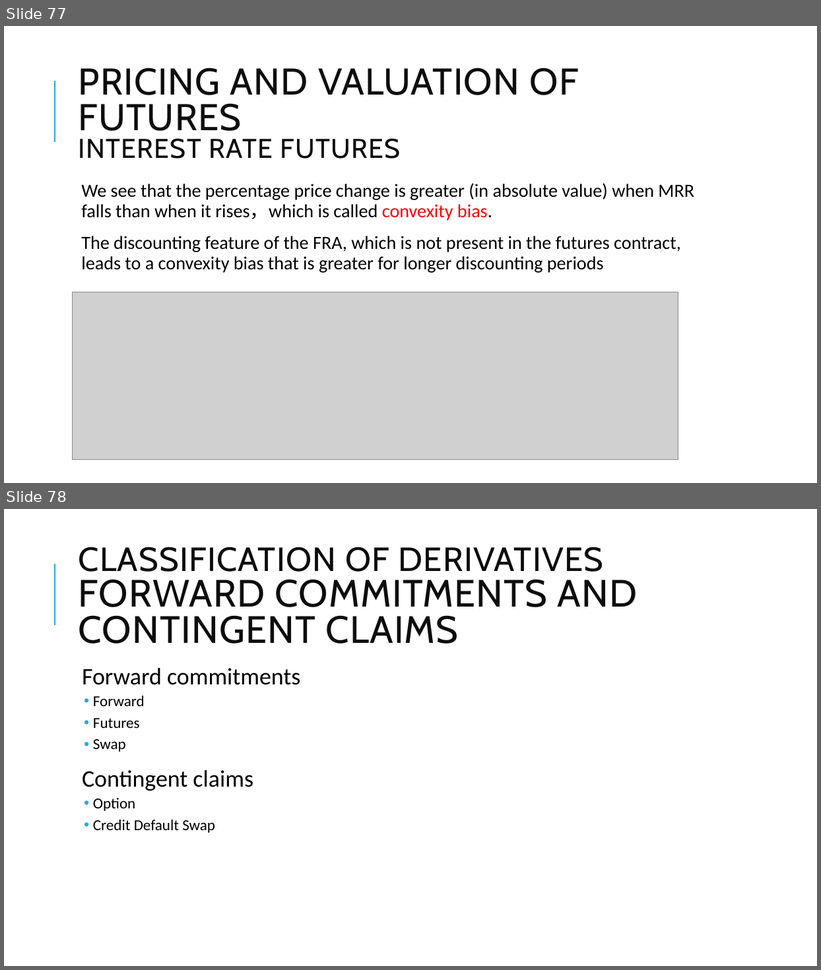
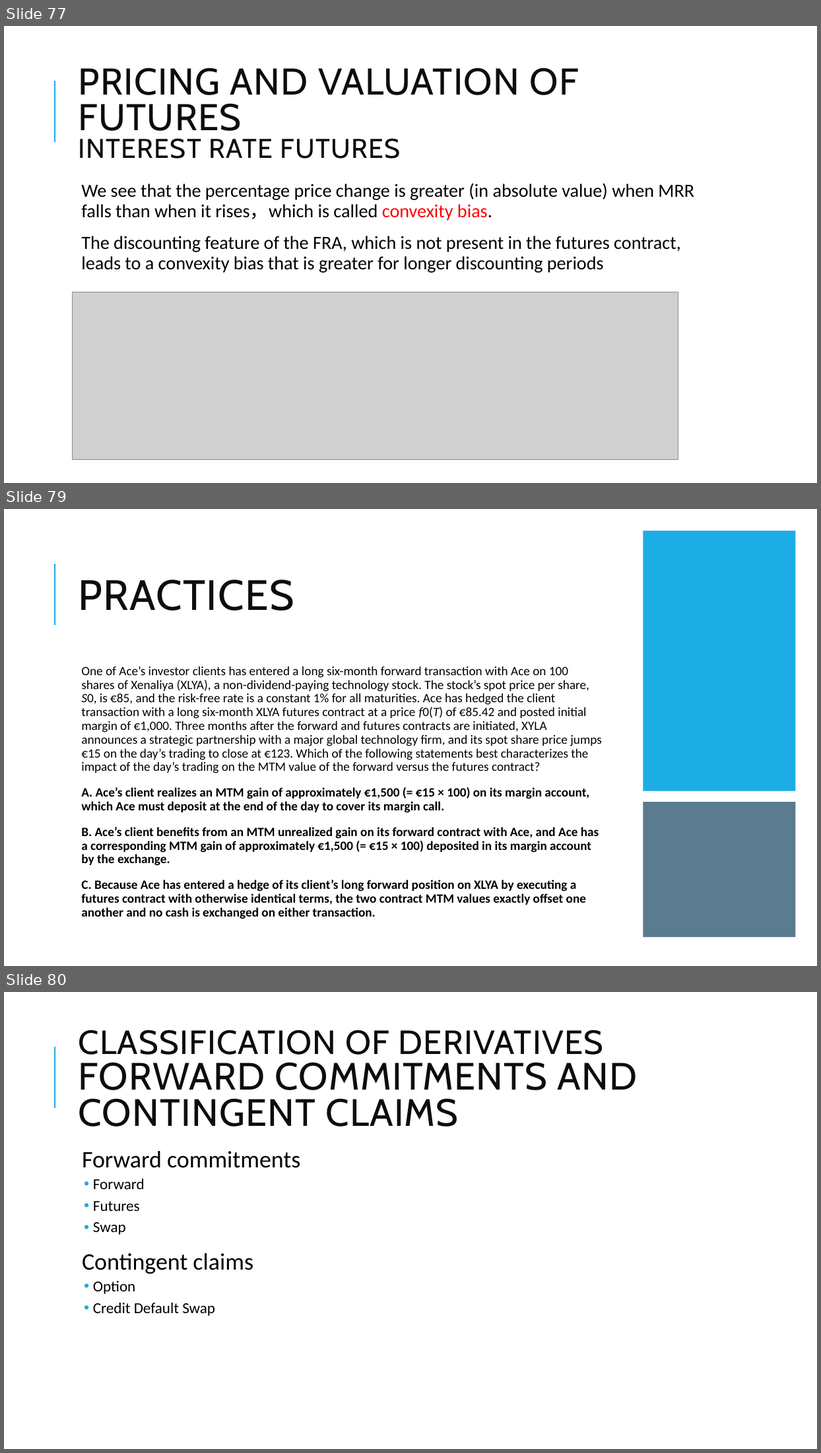
Before and after one commit to Isco0530/data, a slide deck: Derivatives.pptx. Shown one above the other, each under a label of ours: slides 77 and 78 before the commit, slides 77, 79 and 80 after it; the slides between them are not shown. The pictures are 821x970 and 821x1453 pixels, drawn with LibreOffice and Linux fonts; fonts in the diff are those of the drawing; grey boxes stand for pictures. Boxes give left, top, right and bottom in pixels: in the first picture for what was removed or moved away, otherwise in the second. Text is boxed around its words. In the diff, an @@ line names an element or a change of style, - is before the commit and + after.

```diff
--- a/Derivatives.pptx
+++ b/Derivatives.pptx
@@ slide 79 added at box(4, 509, 817, 966), background #FFFFFF; not listed: 1 template element that a slide beside it also shows @@
@@ rectangle added at box(644, 531, 796, 791), fill #1CADE4 @@
@@ title added at box(79, 580, 294, 611), 50 pt, text #0D0D0D @@
+PRACTICES
@@ text added at box(81, 666, 602, 920), 15 pt, text #000000 @@
+  One of Ace’s investor clients has entered a long six-month forward transaction with Ace on 100 shares of Xenaliya (XLYA), a non-dividend-paying technology stock. The stock’s spot price per share, S0, is €85, and the risk-free rate is a constant 1% for all maturities. Ace has hedged the client transaction with a long six-month XLYA futures contract at a price f0(T) of €85.42 and posted initial margin of €1,000. Three months after the forward and futures contracts are initiated, XYLA announces a strategic partnership with a major global technology firm, and its spot share price jumps €15 on the day’s trading to close at €123. Which of the following statements best characterizes the impact of the day’s trading on the MTM value of the forward versus the futures contract?
+  A. Ace’s client realizes an MTM gain of approximately €1,500 (= €15 × 100) on its margin account, which Ace must deposit at the end of the day to cover its margin call.
+  B. Ace’s client benefits from an MTM unrealized gain on its forward contract with Ace, and Ace has a corresponding MTM gain of approximately €1,500 (= €15 × 100) deposited in its margin account by the exchange.
+  C. Because Ace has entered a hedge of its client’s long forward position on XLYA by executing a futures contract with otherwise identical terms, the two contract MTM values exactly offset one another and no cash is exchanged on either transaction.
@@ rectangle added at box(644, 803, 796, 938), fill #335B74 at 80% opacity @@
@@ what was slide 78 is now slide 80 @@
```
Also in this commit, not shown: 12 slides changed, 1 other slide added, 1 other file.
